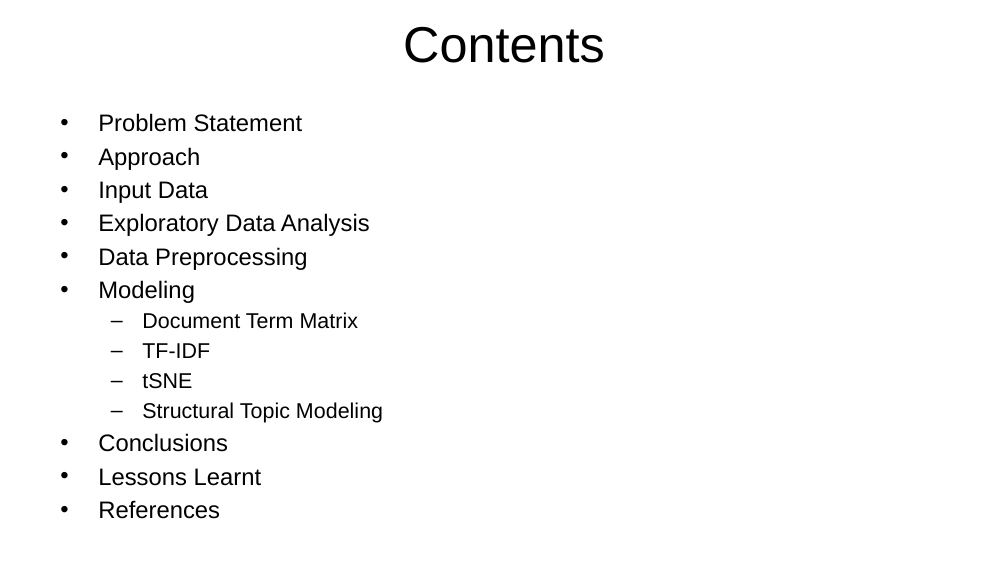
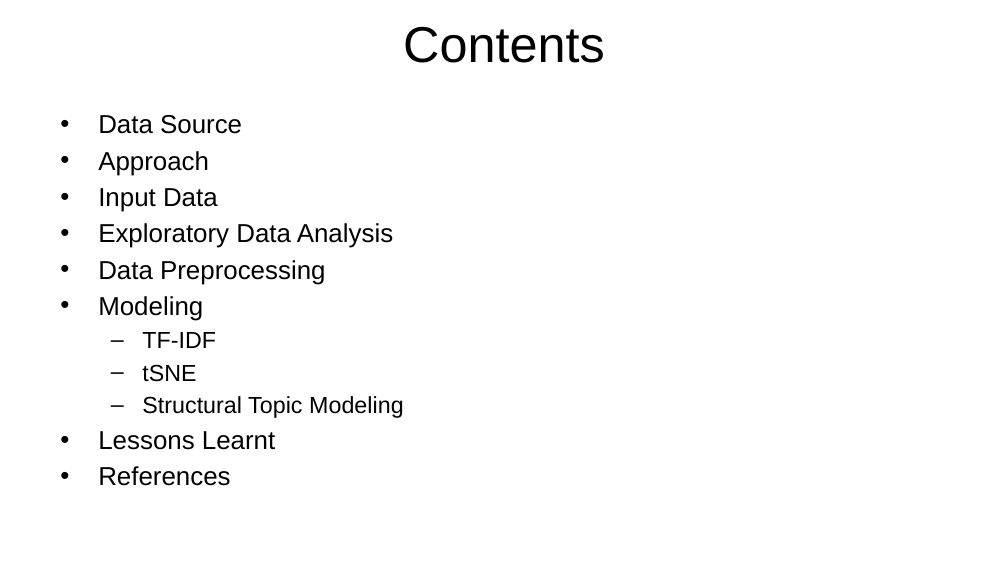
Before and after one commit to rsangole/453_TextAnalysis_FinalProject, a slide deck: slide 2 of reports/Final Report.pptx. Drawn at 1008x567 pixels with LibreOffice and Linux fonts; fonts in the diff are those of the drawing; background and template pictures are left out. Boxes give left, top, right and bottom in pixels: in the first picture for what was removed or moved away, otherwise in the second. Text is boxed around its words. In the diff, an @@ line names an element or a change of style, - is before the commit and + after.

```diff
--- a/reports/Final Report.pptx
+++ b/reports/Final Report.pptx
@@ text at box(98, 115, 242, 134): text changed; size 17 to 18.5 pt @@
-• Problem Statement
+• Data Source
@@ text at box(98, 151, 404, 486): size 17 to 18.5 pt in "Approach", "Input Data", "Exploratory Data Analysis", "Data Preprocessing" and 3 more places; size 15.3 to 16.6 pt in "TF-IDF", "tSNE", "Structural Topic Modeling" @@
@@ text at box(142, 312, 358, 329): paragraph removed @@
-  – Document Term Matrix
@@ text at box(98, 433, 228, 452): paragraph removed @@
-• Conclusions
```
Also in this commit, not shown: 5 other slides changed, 6 slides added, 7 slides removed, 6 other files.
